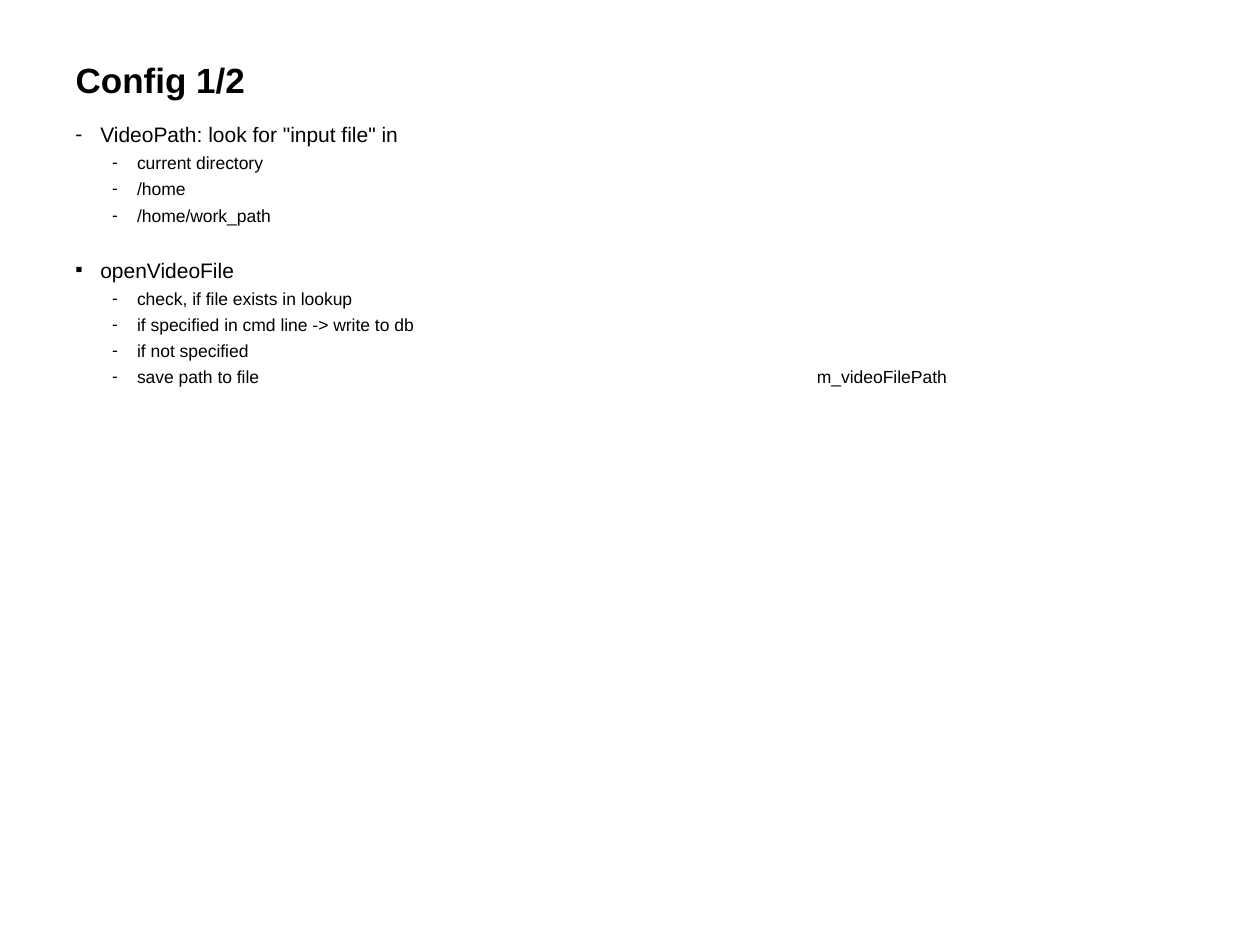
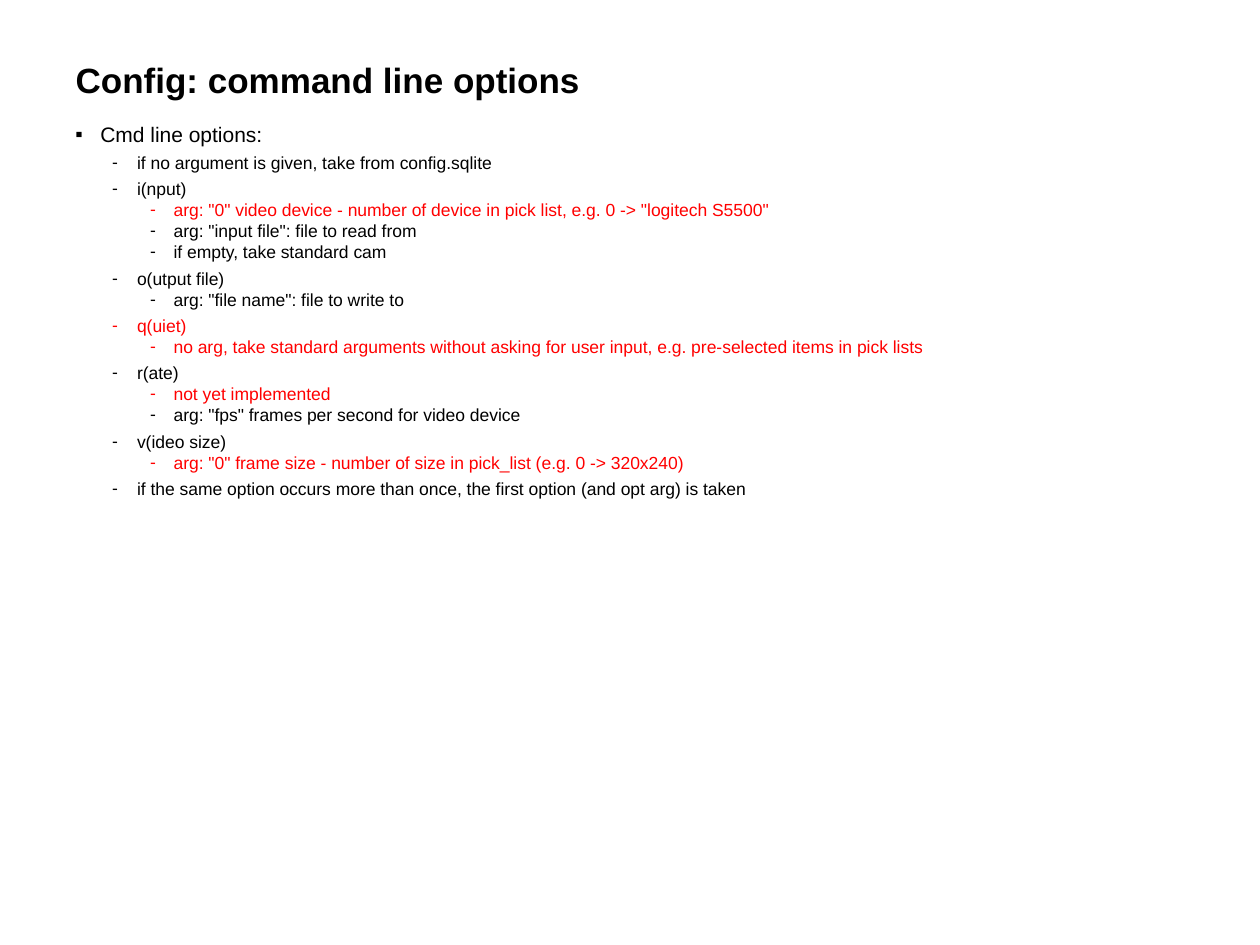
Before and after one commit to HwyToHell/CarCount, a slide deck: slide 4 of MotionDetection+ObjectTrackingV4.pptx. Drawn at 1260x945 pixels with LibreOffice and Linux fonts; fonts in the diff are those of the drawing. Boxes give left, top, right and bottom in pixels: in the first picture for what was removed or moved away, otherwise in the second. Text is boxed around its words. In the diff, an @@ line names an element or a change of style, - is before the commit and + after.

```diff
--- a/MotionDetection+ObjectTrackingV4.pptx
+++ b/MotionDetection+ObjectTrackingV4.pptx
@@ title at [76, 67, 579, 99]: text changed @@
-Config 1/2
+Config: command line options
@@ text at [100, 126, 923, 499]: text changed @@
-– VideoPath: look for "input file" in
-  – current directory
-  – /home
-  – /home/work_path
-▪ openVideoFile
-  – check, if file exists in lookup
-  – if specified in cmd line -> write to db
-  – if not specified
-  – save path to file m_videoFilePath
+▪ Cmd line options:
+  – if no argument is given, take from config.sqlite
+  – i(nput)
+    – arg: "0" video device - number of device in pick list, e.g. 0 -> "logitech S5500"
+    – arg: "input file": file to read from
+    – if empty, take standard cam
+  – o(utput file)
+    – arg: "file name": file to write to
+  – q(uiet)
+    – no arg, take standard arguments without asking for user input, e.g. pre-selected items in pick lists
+  – r(ate)
+    – not yet implemented
+    – arg: "fps" frames per second for video device
+  – v(ideo size)
+    – arg: "0" frame size - number of size in pick_list (e.g. 0 -> 320x240)
+  – if the same option occurs more than once, the first option (and opt arg) is taken
```
Also in this commit, not shown: 1 other slide changed, 10 other files.
